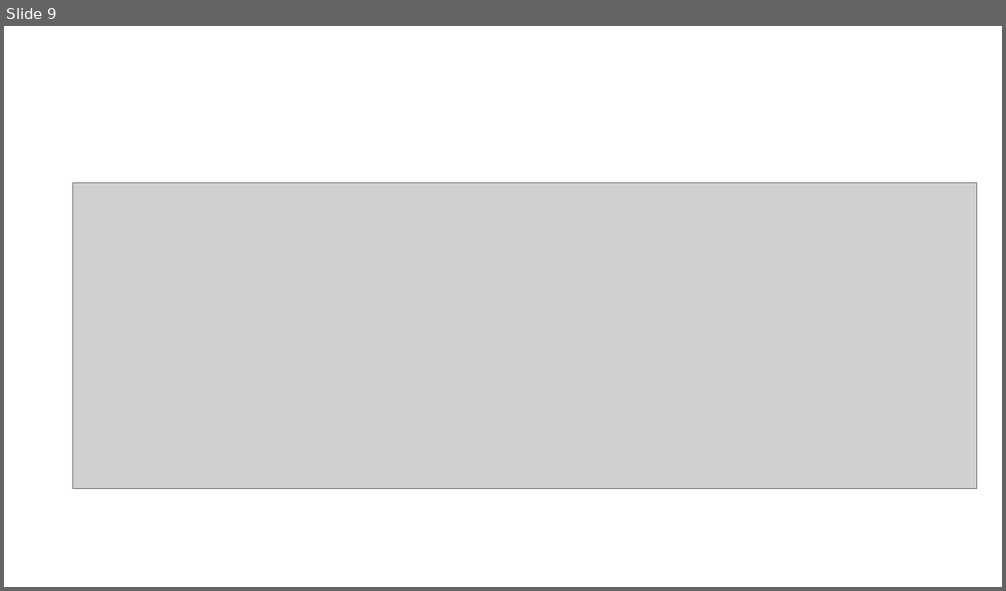
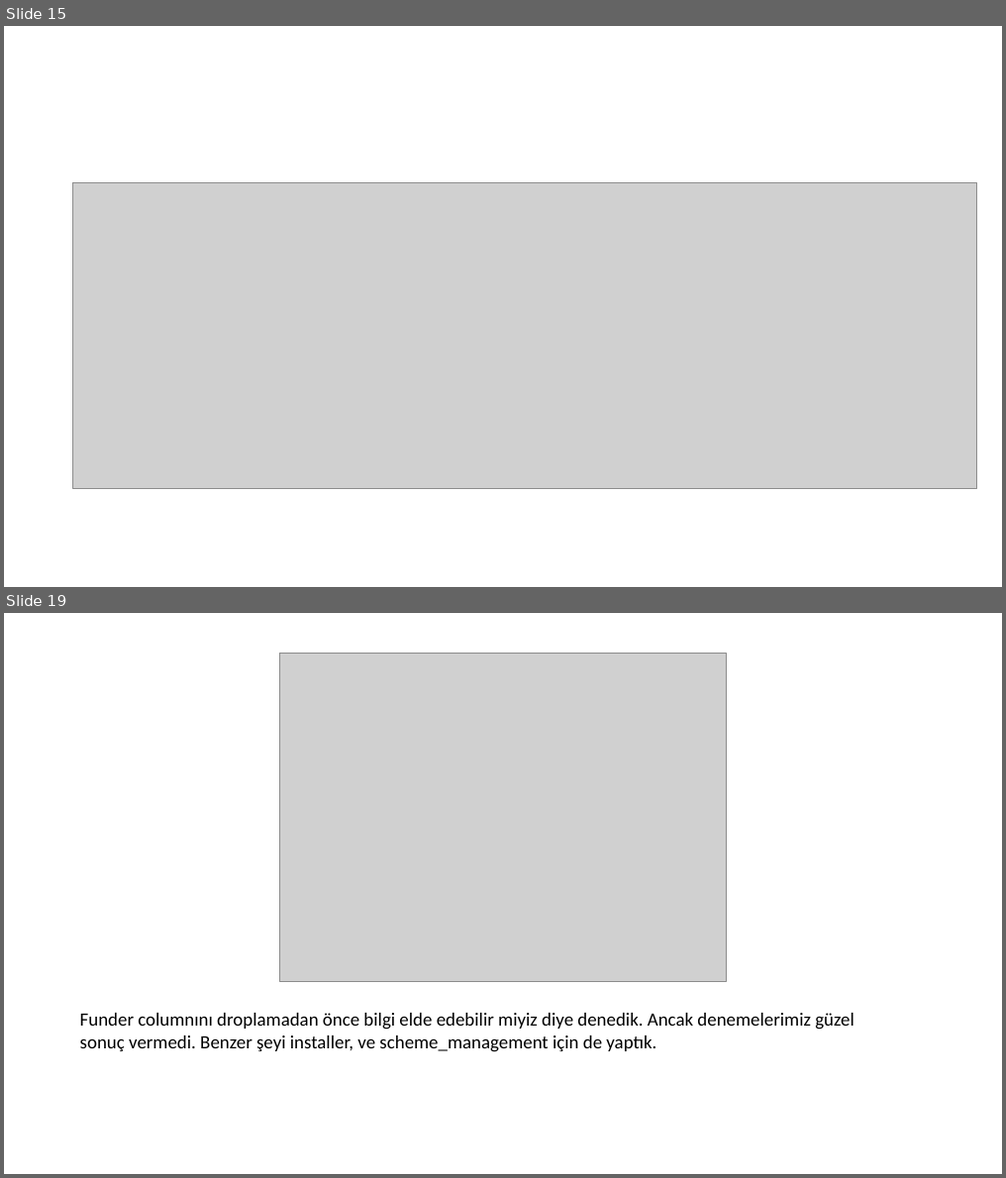
Before and after one commit to ayberkuslu/MLProject, a slide deck: FeatureSelection.pptx. Shown one above the other, each under a label of ours: slide 9 before the commit, slides 15 and 19 after it; the slides between them are not shown. The pictures are 1006x591 and 1006x1178 pixels, drawn with LibreOffice and Linux fonts; fonts in the diff are those of the drawing; grey boxes stand for pictures. Boxes give left, top, right and bottom in pixels: in the first picture for what was removed or moved away, otherwise in the second. Text is boxed around its words. In the diff, an @@ line names an element or a change of style, - is before the commit and + after.

```diff
--- a/FeatureSelection.pptx
+++ b/FeatureSelection.pptx
@@ slide 19 added at (4,613,1002,1174), background #FFFFFF @@
@@ picture added at (279,653,727,981) @@
@@ text added at (80,1013,854,1053), 18 pt, text #000000 @@
+Funder columnını droplamadan önce bilgi elde edebilir miyiz diye denedik. Ancak denemelerimiz güzel sonuç vermedi. Benzer şeyi installer, ve scheme_management için de yaptık.
@@ what was slide 9 is now slide 15 @@
```
Also in this commit, not shown: 5 slides changed, 11 other slides added, 3 slides removed.
